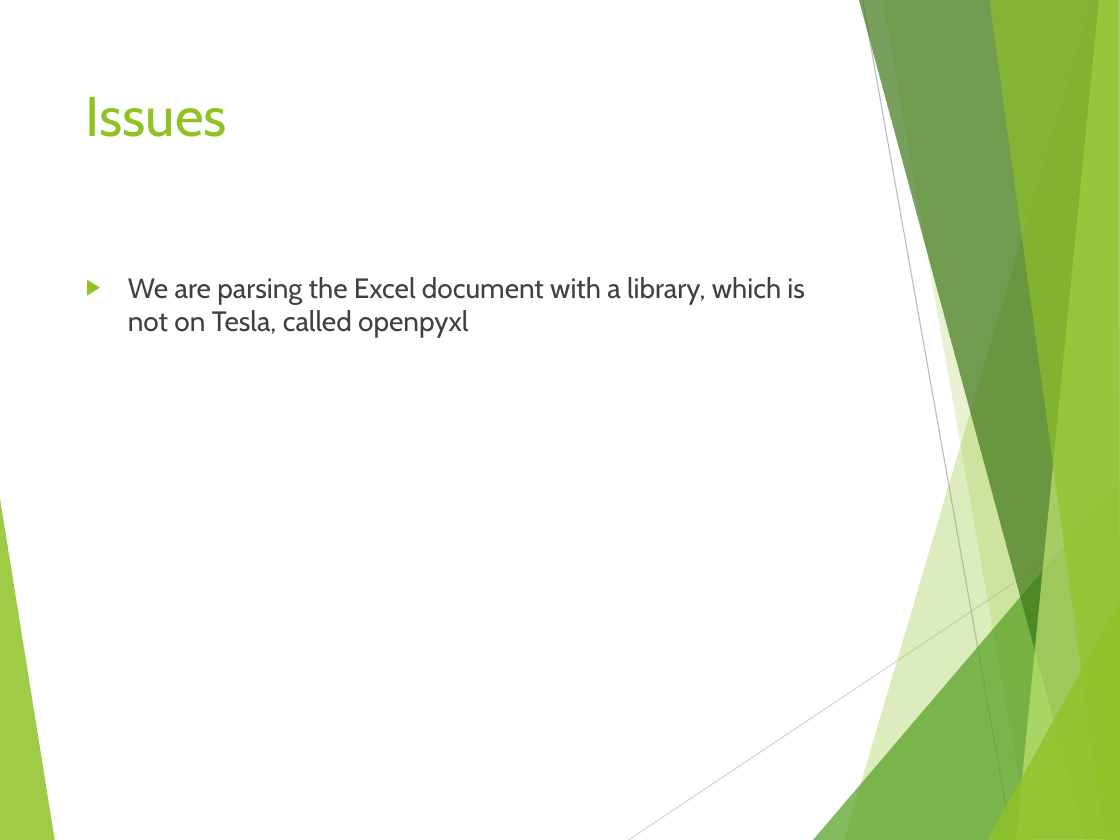
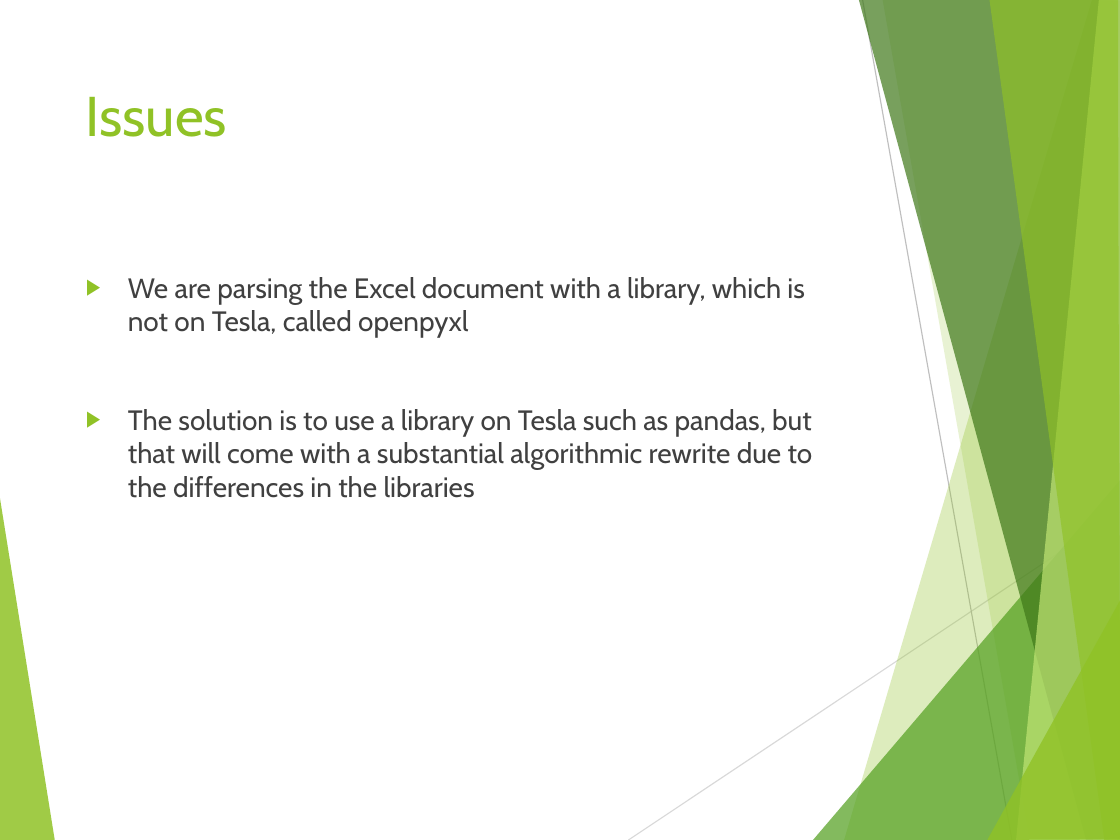
Before and after one commit to prabsingh/490FinalProject, a slide deck: slide 7 of ContextBasedRecommender.pptx. Drawn at 1120x840 pixels with LibreOffice and Linux fonts; fonts in the diff are those of the drawing. Boxes give left, top, right and bottom in pixels: in the first picture for what was removed or moved away, otherwise in the second. Text is boxed around its words. In the diff, an @@ line names an element or a change of style, - is before the commit and + after.

```diff
--- a/ContextBasedRecommender.pptx
+++ b/ContextBasedRecommender.pptx
@@ text at box(128, 409, 813, 498): paragraph added @@
+▶ The solution is to use a library on Tesla such as pandas, but that will come with a substantial algorithmic rewrite due to the differences in the libraries
```
Also in this commit, not shown: 6 other files.
